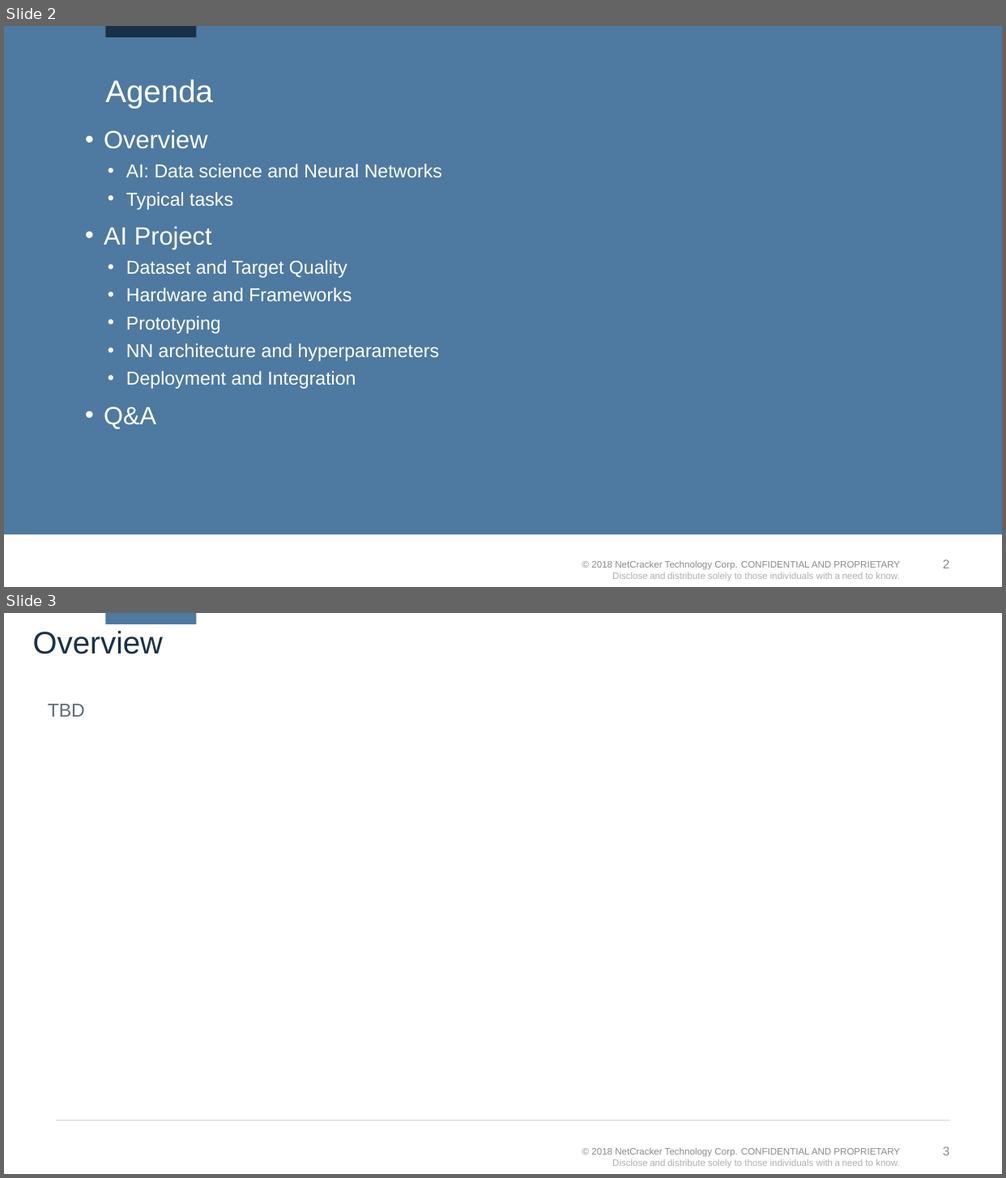
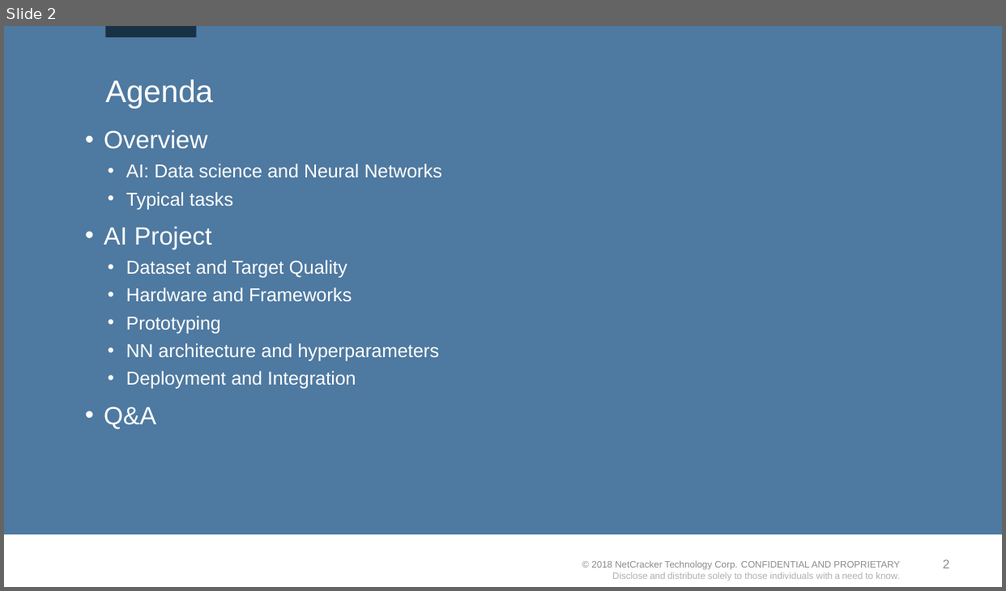
Before and after one commit to kvoloshenko/CLA, a slide deck: CLA_AI_01.pptx. Shown one above the other, each under a label of ours: slides 2 and 3 before the commit, slide 2 after it. The pictures are 1006x1178 and 1006x591 pixels, drawn with LibreOffice and Linux fonts; fonts in the diff are those of the drawing; background and template pictures are left out. Boxes give left, top, right and bottom in pixels: in the first picture for what was removed or moved away, otherwise in the second. Text is boxed around its words. In the diff, an @@ line names an element or a change of style, - is before the commit and + after.

```diff
--- a/CLA_AI_01.pptx
+++ b/CLA_AI_01.pptx
@@ slide 3 removed at (4, 613, 1002, 1174), background #FFFFFF; not listed: 2 template elements that a slide beside it also shows @@
@@ title removed at (33, 631, 163, 654) @@
-Overview
@@ rectangle removed at (106, 613, 197, 624) @@
@@ text removed at (48, 704, 85, 717) @@
-TBD
@@ line removed from (56, 1121) to (950, 1121) @@
```
Also in this commit, not shown: 4 slides added.
